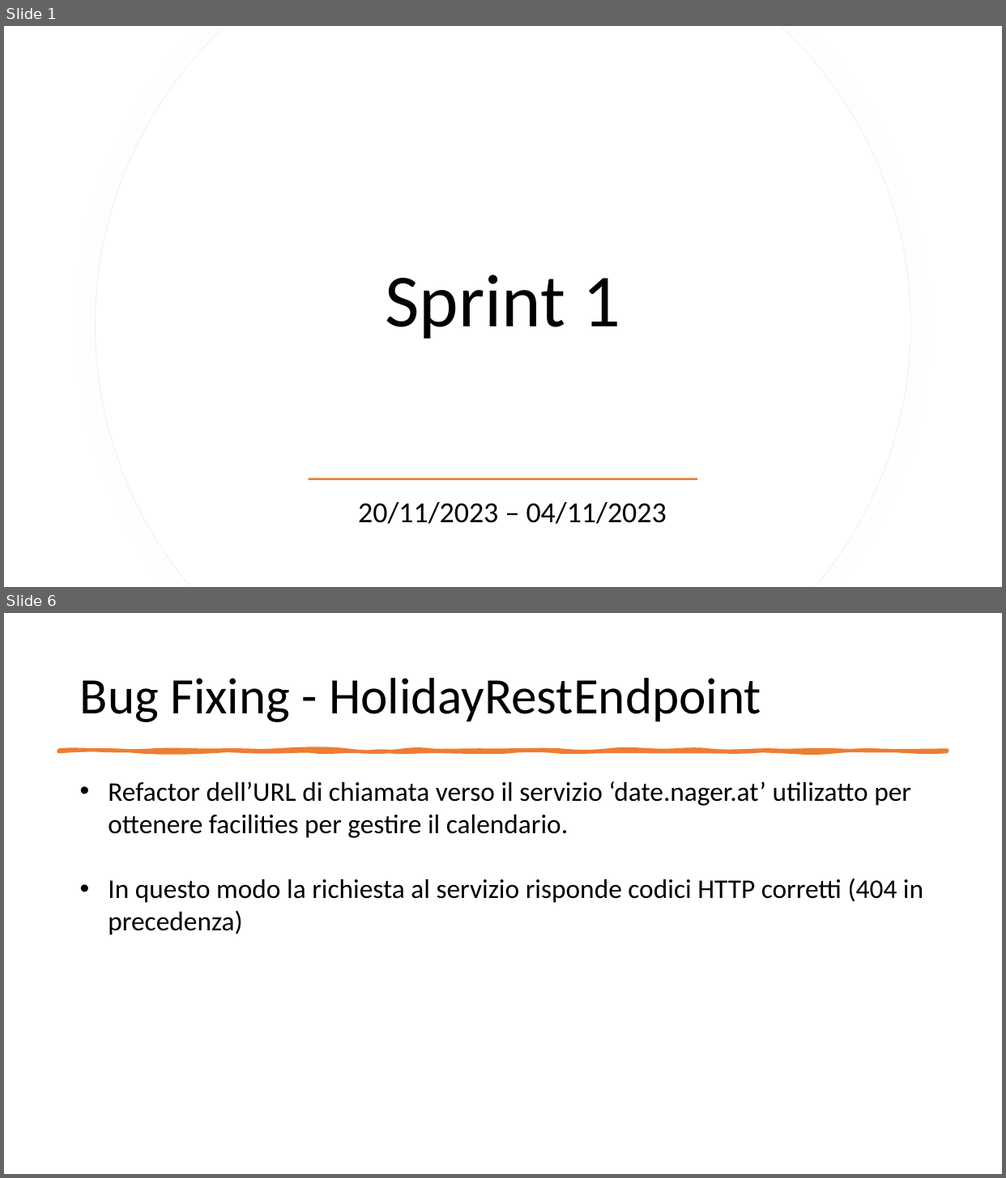
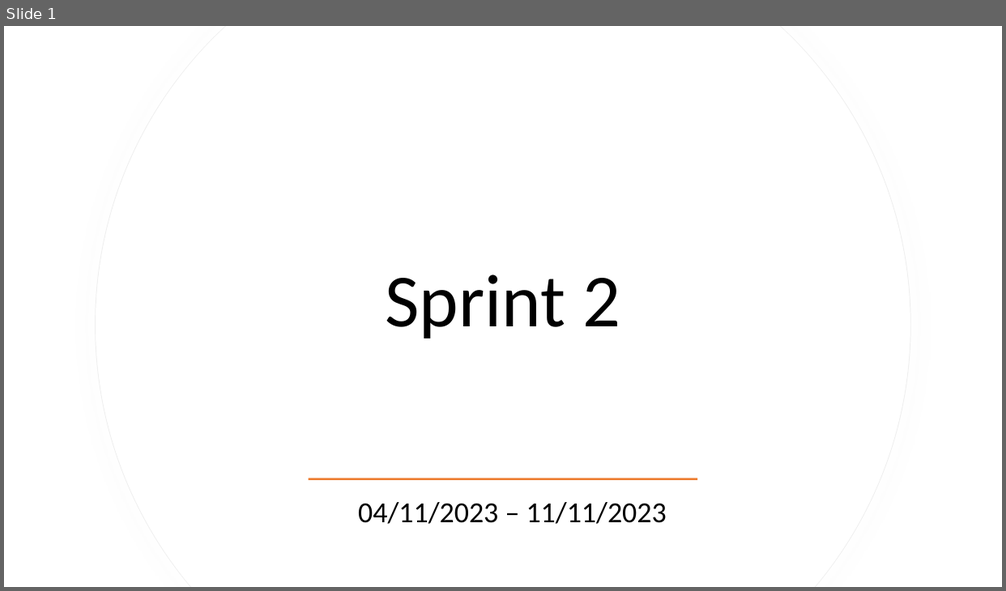
Before and after one commit to CSW-Teams/MS3-docs, a slide deck: Scrumtastic/Sprint2/Sprint2.pptx. Shown one above the other, each under a label of ours: slides 1 and 6 before the commit, slide 1 after it; the slides between them are not shown. The pictures are 1006x1178 and 1006x591 pixels, drawn with LibreOffice and Linux fonts; fonts in the diff are those of the drawing. Boxes give left, top, right and bottom in pixels: in the first picture for what was removed or moved away, otherwise in the second. Text is boxed around its words. In the diff, an @@ line names an element or a change of style, - is before the commit and + after.

Commit message:
sprint 2 powerPoint

```diff
--- a/Scrumtastic/Sprint2/Sprint2.pptx
+++ b/Scrumtastic/Sprint2/Sprint2.pptx
@@ slide 6 removed at (x1=4, y1=613, x2=1002, y2=1174), background #FFFFFF @@
@@ title removed at (x1=80, y1=678, x2=761, y2=722) @@
-Bug Fixing - HolidayRestEndpoint
@@ freeform shape removed at (x1=58, y1=750, x2=948, y2=752) @@
@@ text removed at (x1=108, y1=781, x2=923, y2=935) @@
-• Refactor dell’URL di chiamata verso il servizio ‘date.nager.at’ utilizatto per ottenere facilities per gestire il calendario.
-• In questo modo la richiesta al servizio risponde codici HTTP corretti (404 in precedenza)
@@ slide 1 changed as well @@
@@ title at (x1=386, y1=275, x2=620, y2=339): text changed @@
-Sprint 1
+Sprint 2
@@ subtitle at (x1=358, y1=502, x2=667, y2=524): text changed @@
-20/11/2023 – 04/11/2023
+04/11/2023 – 11/11/2023
```
Also in this commit, not shown: 2 other slides changed, 23 slides added, 14 other slides removed.
